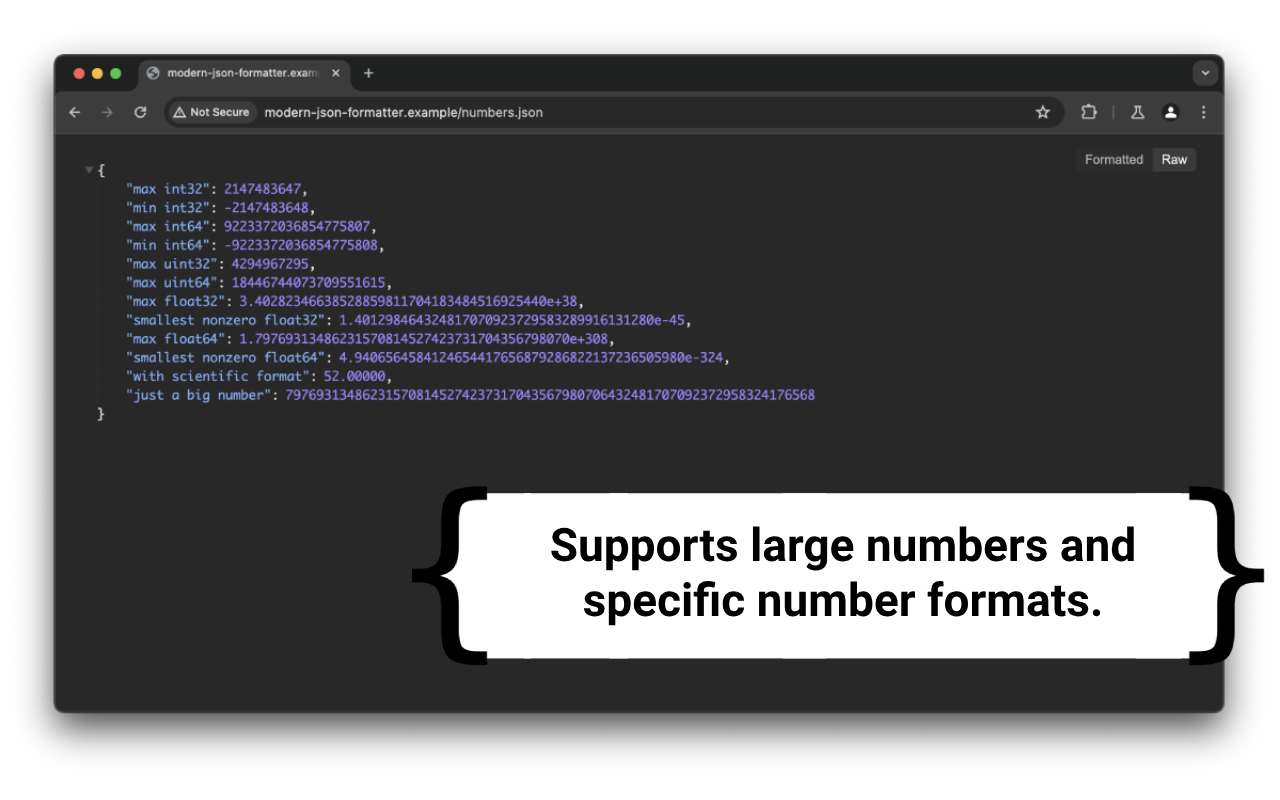
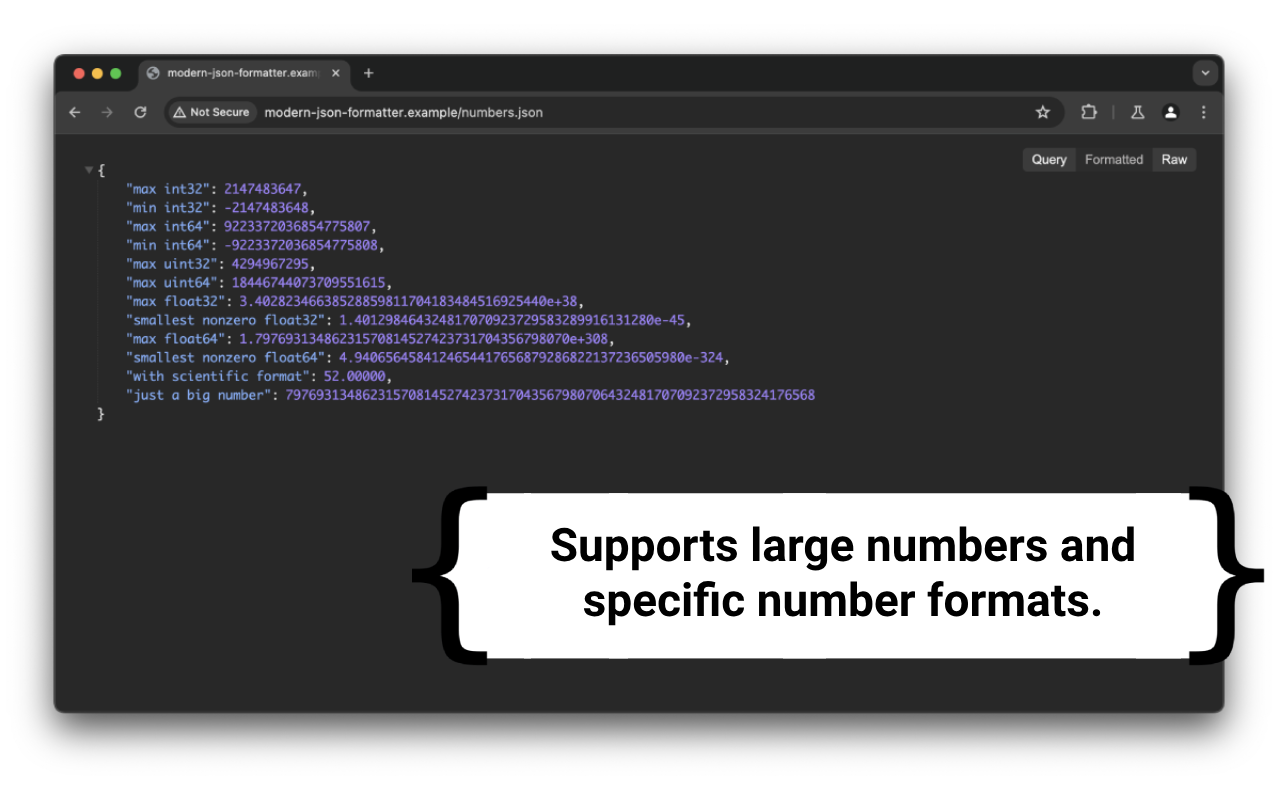
Layered file, before and after one edit (1280x800). Changes by layer:
painted on "Screenshot 2024-05-25 at 12.40.38" over bbox(1022, 147, 1078, 172)
